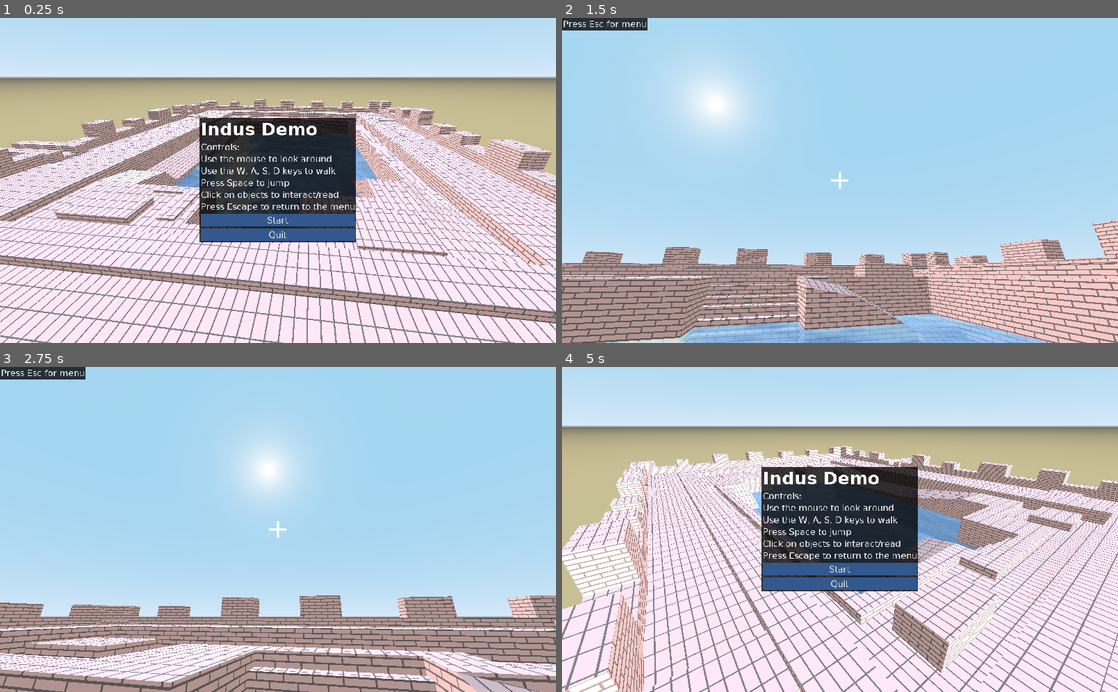
Above: before the commit, frames 1-4 (two rows, left to right).
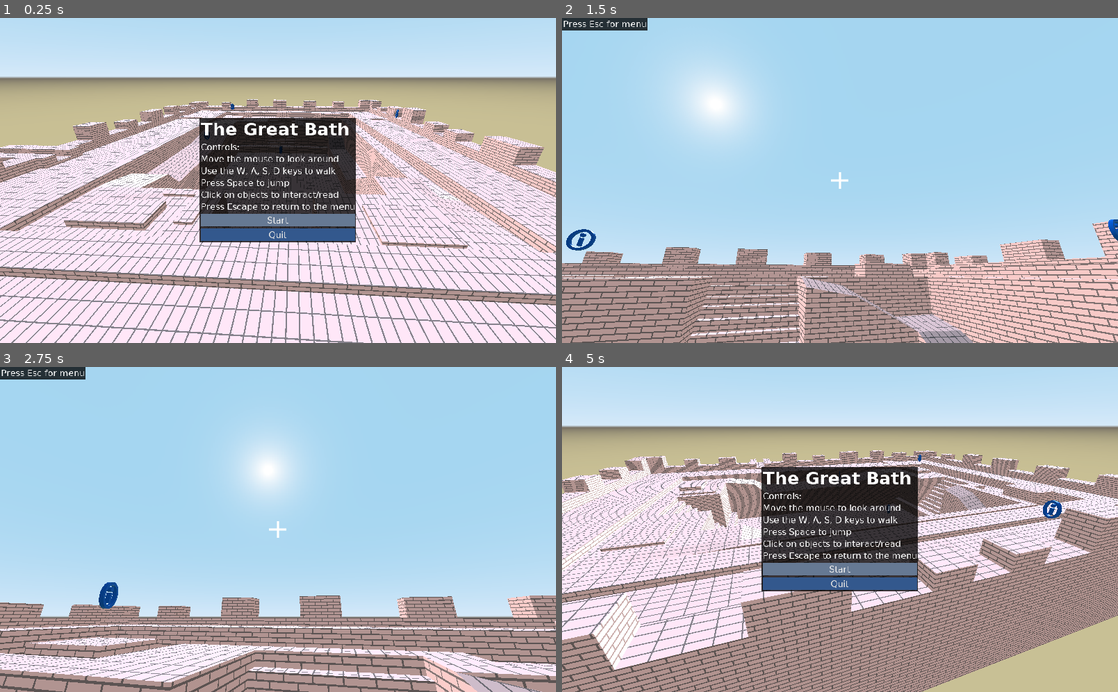
Above: after the commit, the same moments.

Repository: lewark/indus
Game: Godot game, scene res://Main.tscn
The game is run twice, just before and just after one commit, with the same random seed, the same clock (stepped at 60 frames per second) and the same inputs.
Inputs (mouse positions are in pixels of both pictures, inside the frame that each line leads up to):
- Up to frame 1 (0.25 s): no input
- Up to frame 2 (1.5 s): click "Start" at 0.5 s; tap Enter (ui_accept) at 1.25 s; move the mouse to (867, 180) at 1.27 s; hold Up (ui_up) from 1.28 s (still down); hold Enter (ui_accept) from 1.28 s (still down); click (867, 180) at 1.42 s
- Up to frame 3 (2.75 s): keep holding Up (ui_up); move the mouse to (250, 529) at 2.02 s; release Enter (ui_accept) at 2.03 s; tap Enter (ui_accept) at 2.1, 2.27, 2.57 s; click (250, 529) at 2.17 s
- Up to frame 4 (5 s): keep holding Up (ui_up); move the mouse to (851, 523) at 2.77 s; hold Enter (ui_accept) 2.78-3.53 s; click (851, 523) at 2.92 s; move the mouse to (834, 536) at 3.52 s; tap Enter (ui_accept) at 3.6, 3.77, 4.07 s; click (834, 536) at 3.67 s; move the mouse to (878, 532) at 4.27 s; hold Enter (ui_accept) from 4.28 s (still down); click (878, 532) at 4.42 s; tap Escape (ui_cancel) at 4.9 s

The runs differ from the first frame. In frame 1, 30% of the frame differs, in the area x 0-100%, y 25-100%; in frame 2, 3.8%; in frame 3, 0.2%; in frame 4, 52%, in the area x 0-100%, y 24-100%.

Commit message:
Add info boxes

Diff:
--- /dev/null
+++ b/Duck.gd
@@ -0,0 +1,19 @@
+extends RigidBody
+
+
+# Declare member variables here. Examples:
+# var a = 2
+# var b = "text"
+
+
+# Called when the node enters the scene tree for the first time.
+func _ready():
+	pass # Replace with function body.
+
+
+# Called every frame. 'delta' is the elapsed time since the previous frame.
+#func _process(delta):
+#	pass
+
+func interact():
+	$AudioStreamPlayer3D.play()
--- a/Duck.tscn
+++ b/Duck.tscn
@@ -1,12 +1,18 @@
-[gd_scene load_steps=3 format=2]
+[gd_scene load_steps=5 format=2]
 
 [ext_resource path="res://assets/models/duck.glb" type="PackedScene" id=1]
+[ext_resource path="res://assets/sounds/quack.ogg" type="AudioStream" id=2]
+[ext_resource path="res://Duck.gd" type="Script" id=3]
 
 [sub_resource type="ConvexPolygonShape" id=1]
 points = PoolVector3Array( 0.310507, 3.83176, 0.445424, -0.136468, -0.946393, -1.26809, 0.16264, -0.945271, -1.26788, - …(1829 unchanged characters)…
 
 [node name="Duck" instance=ExtResource( 1 )]
+script = ExtResource( 3 )
 
 [node name="CollisionShape" type="CollisionShape" parent="." index="1"]
 transform = Transform( 0.5, 0, 0, 0, 0.5, 0, 0, 0, 0.5, 0, 0, 0 )
 shape = SubResource( 1 )
+
+[node name="AudioStreamPlayer3D" type="AudioStreamPlayer3D" parent="." index="2"]
+stream = ExtResource( 2 )
--- a/EasterEgg.gd
+++ b/EasterEgg.gd
@@ -5,22 +5,19 @@
 	pass # Replace with function body.
 
 var duck = preload("res://Duck.tscn")
-
-var duck_spawned = false
+var duck_inst = null
 
 func interact():
 	if $"../../Water".visible:
-		if not duck_spawned:
-			var duck_inst = duck.instance()
+		if not duck_inst:
+			duck_inst = duck.instance()
 			$"../..".add_child(duck_inst)
 			duck_inst.transform.origin = $"../../Position3D".transform.origin
-			duck_spawned = true
+		duck_inst.get_node("AudioStreamPlayer3D").play()
 	else:
 		$"../../Water".show()
 
 func get_hover_text():
 	if $"../../Water".visible:
-		if duck_spawned:
-			return null
 		return "Click for ???"
 	return "Click for water"
--- a/Info.gd
+++ b/Info.gd
@@ -25,4 +25,4 @@
 	$"../..".show_gui(s)
 
 func get_hover_text():
-	return "Click to read"
+	return title + ": Click to read"
--- /dev/null
+++ b/JumpHint.gd
@@ -0,0 +1,4 @@
+extends Area
+
+func get_hover_text():
+	return "Press Space to jump"
--- a/Main.gd
+++ b/Main.gd
@@ -2,7 +2,7 @@
 
 const cam_dist = 12
 const friction = 0.9
-const speed = 0.5
+const speed = 0.25
 
 var cam_angle = 0
 #var vel = 0
@@ -23,7 +23,8 @@
 
 	if Input.get_mouse_mode() != Input.MOUSE_MODE_CAPTURED and not in_menu:
 		$Menu.show()
-		$PanelContainer.hide()
+		$Menu/PanelContainer/VBoxContainer/Button.grab_focus()
+		$Overlay.hide()
 		$Camera.current = true
 		in_menu = true
 
@@ -45,6 +46,7 @@
 	if not in_menu:
 		Input.set_mouse_mode(Input.MOUSE_MODE_VISIBLE)
 		$Menu.show()
+		$Menu/PanelContainer/VBoxContainer/Button.grab_focus()
 		$Overlay.hide()
 		$GUI.hide()
 		$Camera.current = true
--- a/Main.tscn
+++ b/Main.tscn
@@ -9,6 +9,7 @@
 [ext_resource path="res://assets/fonts/DejaVuSans.ttf" type="DynamicFontData" id=7]
 [ext_resource path="res://EasterEgg.gd" type="Script" id=8]
 [ext_resource path="res://WaterMaterial.tres" type="Material" id=9]
+[ext_resource path="res://JumpHint.gd" type="Script" id=10]
 
 [sub_resource type="ProceduralSky" id=2]
 ground_bottom_color = Color( 0.788235, 0.752941, 0.584314, 1 )
@@ -65,6 +66,8 @@
 [sub_resource type="PlaneMesh" id=12]
 size = Vector2( 10, 14 )
 
+[sub_resource type="BoxShape" id=13]
+
 [node name="Main" type="Spatial"]
 script = ExtResource( 6 )
 
@@ -80,17 +83,58 @@
 
 [node name="InfoObjects" type="Spatial" parent="."]
 
-[node name="Info" parent="InfoObjects" instance=ExtResource( 3 )]
-transform = Transform( -4.37114e-08, 0, -1, 0, 1, 0, 1, 0, -4.37114e-08, 3, -0.5, 0 )
-title = "Mohenjo-Daro"
-description = "Mohenjo-Daro"
+[node name="GreatBath" parent="InfoObjects" instance=ExtResource( 3 )]
+transform = Transform( -4.37114e-08, 0, -1, 0, 1, 0, 1, 0, -4.37114e-08, 0, -0.5, -3 )
+title = "The Great Bath of Mohenjo-Daro"
+description = "This is a rough model of the Great Bath, which is located in the ancient city of Mohenjo-Daro in Pakistan. This city is thought to have been the most populous of the Indus Valley Civilization, which existed circa 2500-1500 BC.
+
+The Indus Valley Civilization is particularly notable for both its carefully planned cities and the complex infrastructure contained within, such as sewer systems and the first toilets. Each house in Mohenjo-Daro was connected to the city-wide plumbing system and had its own bathing room.
+
+Mohenjo-Daro is the earliest known planned city in the world. The foundation of Mohenjo-Daro alone is thought to have taken 10,000 workers one year to build.
+
+The inside of the Great Bath is sealed with asphalt waterproofing. The interior measures 7 x 12 m (23 x 40 ft) in size."
+
+[node name="Seals" parent="InfoObjects" instance=ExtResource( 3 )]
+transform = Transform( -4.37114e-08, 0, -1, 0, 1, 0, 1, 0, -4.37114e-08, 6, 1.8, 10 )
+title = "Trade, Seals, and Writing"
+description = "The Indus Valley Civilization exported resources like cotton, wood, and ivory to civilizations in Mesopotamia, including the cities of Ur and Akkad. Workers also produced artifacts like jewelry and toys. Types of toys found include \"animal-shaped whistles, miniature carts, and board games\" (Lauderdale).
+
+Many seals have been found that contain depictions of animals and gods alongside a system of writing that so far has not been successfully translated. It is thought that important families possessed their own seals, and that merchants used them to stamp clay tags on goods."
+
+[node name="Standardization" parent="InfoObjects" instance=ExtResource( 3 )]
+transform = Transform( -4.37114e-08, 0, -1, 0, 1, 0, 1, 0, -4.37114e-08, 7.4, 1.8, -3.8 )
+title = "Standardization"
+description = "The bricks used by the Indus Valley Civilization in construction were carefully standardized, measuring roughly 9x18x36 cm.
+
+The system of weights created by the Indus Valley Civilization for trade and commerce survived long after the civilization's collapse. It was used to create the first coins in India circa 700-600 BC, and is even still used for measurement in areas of India and Pakistan."
+
+[node name="Preservation" parent="InfoObjects" instance=ExtResource( 3 )]
+transform = Transform( -4.37114e-08, 0, -1, 0, 1, 0, 1, 0, -4.37114e-08, -4.3, 0.8, -1.4 )
+title = "Preservation"
+description = "A combination of salt leaching, sun exposure, and moist winter air causes gradual damage to bricks at the Mohenjo-Daro site. Though restoration was performed in 1972 by the government of Pakistan, and a system was installed to drain water from the water table to reduce the impact of salt, the integrity of the site is still threatened by these factors."
 
 [node name="Credits" parent="InfoObjects" instance=ExtResource( 3 )]
-transform = Transform( -4.37114e-08, 0, -1, 0, 1, 0, 1, 0, -4.37114e-08, -3, -0.5, 0 )
+transform = Transform( -4.37114e-08, 0, -1, 0, 1, 0, 1, 0, -4.37114e-08, -4.3, 1.7, -7.9 )
 title = "Credits"
-description = "Sound effects: [url]https://freesound.org/people/SamuelGremaud/sounds/517787/[/url]
-[url]https://www.youtube.com/watch?v=DbnxPY3D1Pg[/url]
-[url]https://whc.unesco.org/en/list/138/gallery/[/url]"
+description = "Works Consulted
+
+\"Archaeological Ruins at Mohenjodaro.\" UNESCO. [i]World Heritage List,[/i] 1980, [url]https://whc.unesco.org/en/list/138[/url]. Accessed 28 Nov. 2021.
+
+\"Archaeological Ruins at Moenjodaro (UNESCO/NHK).\" UNESCO. [i]YouTube,[/i] 3 Jun. 2010, [url]https://www.youtube.com/watch?v=DbnxPY3D1Pg[/url]. Accessed 4 Dec. 2021.
+
+\"Indus Valley Civilization.\" [i]Columbia Electronic Encyclopedia,[/i] 6th Edition, Mar. 2021, p. 1.
+
+Lauderdale, Diane Sperling. \"The Treasures of Mohenjo-Daro.\" [i]Calliope,[/i] vol. 1, no. 5, May 1991, p. 4.
+
+Lawler, Andrew. \"Mohenjo-Daro’s New Story.\" [i]Archaeology,[/i] vol. 66, no. 1, Jan. 2013, p. 32.
+
+Robinson, Andrew. \"Forgotten Utopia.\" [i]New Scientist,[/i] vol. 231, no. 3091, Sep. 2016, pp. 30–33, [url]https://www.newscientist.com/article/mg23130910-200-the-real-utopia-this-ancient-civilisation-thrived-without-war/[/url]. Accessed 4 Dec. 2021.
+
+------
+
+Made using Audacity, Blender, GIMP, and Godot Engine.
+
+Sound effects: [url]https://freesound.org/people/SamuelGremaud/sounds/517787/[/url]"
 
 [node name="EasterEgg" type="Area" parent="InfoObjects"]
 script = ExtResource( 8 )
@@ -137,8 +181,23 @@
 
 [node name="Water" type="MeshInstance" parent="."]
 transform = Transform( 1, 0, 0, 0, 1, 0, 0, 0, 1, 0, -0.1, 0 )
+visible = false
 mesh = SubResource( 12 )
 material/0 = ExtResource( 9 )
 
 [node name="Position3D" type="Position3D" parent="."]
 transform = Transform( 1, 0, 0, 0, 1, 0, 0, 0, 1, -7, 3, -9 )
+
+[node name="Area" type="Area" parent="."]
+transform = Transform( 1, 0, 0, 0, 1, 0, 0, 0, 1, 0.1, -0.4, 6.1 )
+script = ExtResource( 10 )
+
+[node name="CollisionShape" type="CollisionShape" parent="Area"]
+shape = SubResource( 13 )
+
+[node name="Area2" type="Area" parent="."]
+transform = Transform( 1, 0, 0, 0, 1, 0, 0, 0, 1, 0.1, -0.4, -6.2 )
+script = ExtResource( 10 )
+
+[node name="CollisionShape" type="CollisionShape" parent="Area2"]
+shape = SubResource( 13 )
--- a/Player.gd
+++ b/Player.gd
@@ -45,7 +45,7 @@
 	velocity.z = dir.z * SPEED
 	velocity.y -= GRAVITY * delta
 
-	if Input.is_action_pressed("ui_accept") and is_on_floor():
+	if Input.get_mouse_mode() == Input.MOUSE_MODE_CAPTURED and Input.is_action_pressed("ui_accept") and is_on_floor():
 		velocity.y = 5
 
 	velocity = move_and_slide(velocity, Vector3.UP)
@@ -63,7 +63,7 @@
 		if event is InputEventMouseMotion:
 			$Camera.rotation.x = clamp($Camera.rotation.x - event.relative.y * SENSITIVITY, -PI/2*0.99, PI/2*0.99)
 			$Camera.rotation.y = fmod($Camera.rotation.y - event.relative.x * SENSITIVITY,PI * 2)
-		elif event is InputEventMouseButton and event.pressed:
+		elif event is InputEventMouseButton and not event.pressed:
 			var hit = $Camera/RayCast.get_collider()
 			if hit:
 				if hit.has_method("interact"):
--- a/gui/InfoBox.gd
+++ b/gui/InfoBox.gd
@@ -8,7 +8,7 @@
 
 # Called when the node enters the scene tree for the first time.
 func _ready():
-	pass # Replace with function body.
+	$PanelContainer/VBoxContainer/CloseButton.grab_focus()
 
 
 # Called every frame. 'delta' is the elapsed time since the previous frame.
@@ -19,6 +19,9 @@
 	$PanelContainer/VBoxContainer/Title.text = title
 	$PanelContainer/VBoxContainer/HBoxContainer/ScrollContainer/Description.bbcode_text = desc
 
-
 func _on_CloseButton_pressed():
 	$"../..".toggle_menu()
+
+# Based on https://godotengine.org/qa/46978/how-do-i-open-richtextlabel-bbcode-links-in-an-html5-export
+func _on_Description_meta_clicked(meta):
+	OS.shell_open(meta)
--- a/gui/InfoBox.tscn
+++ b/gui/InfoBox.tscn
@@ -77,4 +77,5 @@
 margin_bottom = 396.0
 text = "Close"
 
+[connection signal="meta_clicked" from="PanelContainer/VBoxContainer/HBoxContainer/ScrollContainer/Description" to="." method="_on_Description_meta_clicked"]
 [connection signal="pressed" from="PanelContainer/VBoxContainer/CloseButton" to="." method="_on_CloseButton_pressed"]
--- a/gui/Menu.gd
+++ b/gui/Menu.gd
@@ -4,6 +4,7 @@
 func _ready():
 	if OS.has_feature("web"):
 		$PanelContainer/VBoxContainer/Button2.hide()
+	$PanelContainer/VBoxContainer/Button.grab_focus()
 
 func _on_Button_pressed():
 	$"..".toggle_menu()
--- a/gui/Menu.tscn
+++ b/gui/Menu.tscn
@@ -37,14 +37,14 @@
 margin_right = 284.0
 margin_bottom = 38.0
 custom_fonts/font = SubResource( 1 )
-text = "Indus Demo"
+text = "The Great Bath"
 
 [node name="Label2" type="Label" parent="PanelContainer/VBoxContainer"]
 margin_top = 42.0
 margin_right = 284.0
 margin_bottom = 171.0
 text = "Controls:
-Use the mouse to look around
+Move the mouse to look around
 Use the W, A, S, D keys to walk
 Press Space to jump
 Click on objects to interact/read
--- a/gui/Theme.tres
+++ b/gui/Theme.tres
@@ -1,7 +1,8 @@
-[gd_resource type="Theme" load_steps=12 format=2]
+[gd_resource type="Theme" load_steps=14 format=2]
 
 [ext_resource path="res://assets/fonts/DejaVuSans.ttf" type="DynamicFontData" id=1]
 [ext_resource path="res://assets/fonts/DejaVuSans-Bold.ttf" type="DynamicFontData" id=2]
+[ext_resource path="res://assets/fonts/DejaVuSans-Oblique.ttf" type="DynamicFontData" id=3]
 
 [sub_resource type="DynamicFont" id=2]
 font_data = ExtResource( 1 )
@@ -32,6 +33,9 @@
 [sub_resource type="DynamicFont" id=8]
 font_data = ExtResource( 2 )
 
+[sub_resource type="DynamicFont" id=10]
+font_data = ExtResource( 3 )
+
 [sub_resource type="DynamicFont" id=9]
 font_data = ExtResource( 1 )
 
@@ -48,4 +52,5 @@
 Panel/styles/panel = SubResource( 1 )
 PanelContainer/styles/panel = SubResource( 1 )
 RichTextLabel/fonts/bold_font = SubResource( 8 )
+RichTextLabel/fonts/italics_font = SubResource( 10 )
 RichTextLabel/fonts/normal_font = SubResource( 9 )
Not shown: 1 places in Main.tscn that only renumber resources
Binary file added: assets/fonts/DejaVuSans-Oblique.ttf
Not shown, added: assets/sounds/quack.ogg.import
Not shown, changed: export_presets.cfg
Not shown, added: assets/sounds/quack.ogg
